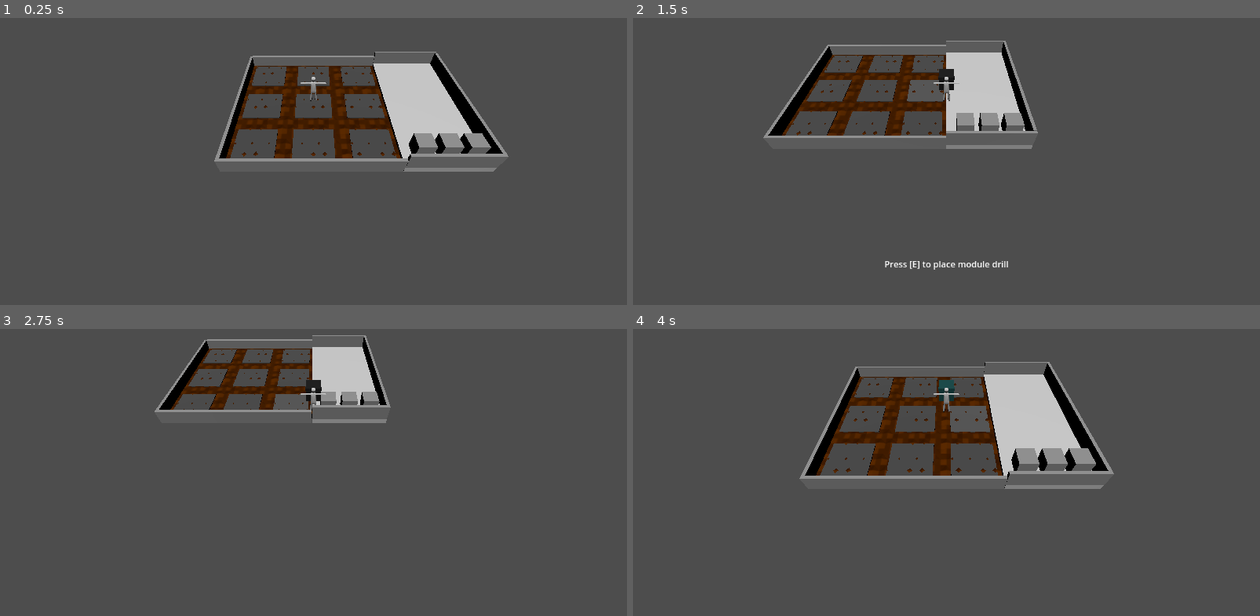
Above: before the commit, frames 1-4 (two rows, left to right).
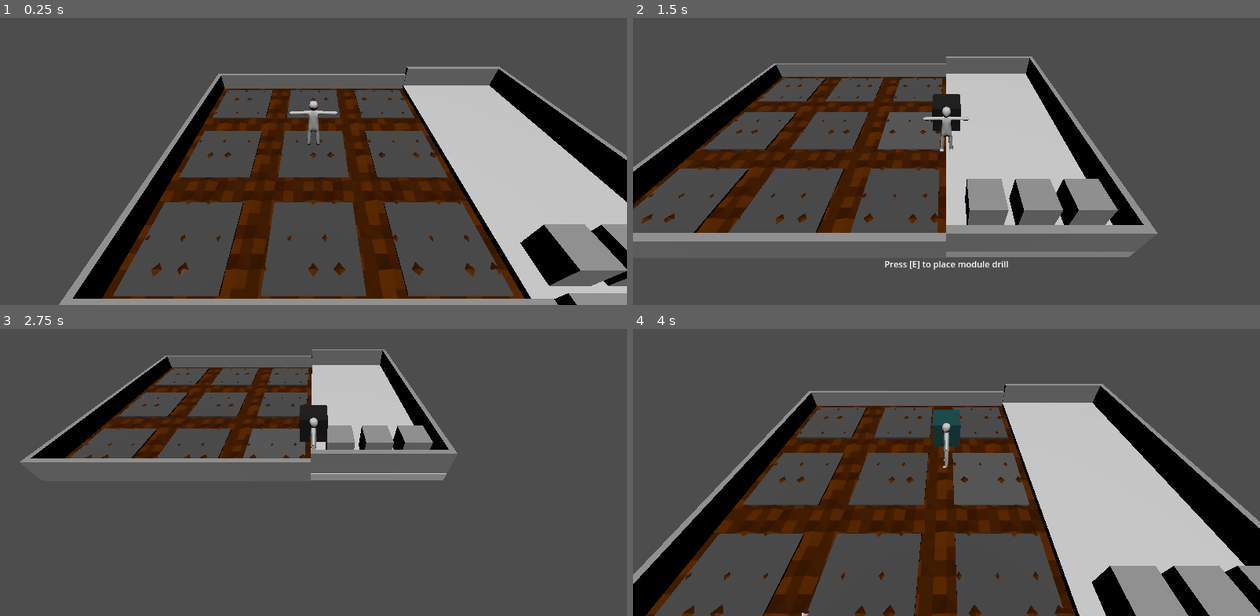
Above: after the commit, the same moments.

Repository: mswieboda/plots-llc
Game: Godot game, scene res://scenes/main.tscn
The game is run twice, just before and just after one commit, with the same random seed, the same clock (stepped at 60 frames per second) and the same inputs.
Inputs:
- Up to frame 1 (0.25 s): no input
- Up to frame 2 (1.5 s): hold D (right) 0.53-1.28 s; hold E (action) 0.53-1.28 s; hold S (down) from 1.28 s (still down); tap M (test_module) at 1.35 s
- Up to frame 3 (2.75 s): tap E (action) at 2 s; release S (down) at 2.03 s; hold D (right) from 2.03 s (still down); hold E (action) from 2.03 s (still down)
- Up to frame 4 (4 s): tap Space at 2.75 s; release D (right) at 2.78 s; release E (action) at 2.78 s; hold W (up) 2.78-3.53 s; tap M (test_module) at 2.85 s; tap E (action) at 3.5 s; hold A (left) from 3.53 s (still down); hold E (action) from 3.53 s (still down)

The runs differ from the first frame. In frame 1, 39% of the frame differs, in the area x 9-100%, y 11-100%; in frame 2, 27%; in frame 3, 14%; in frame 4, 44%, in the area x 0-100%, y 11-100%.

Commit message:
fixed follow camera, player mesh rotation

Diff:
--- a/objs/player.gd
+++ b/objs/player.gd
@@ -36,7 +36,32 @@
     velocity.x = move_toward(velocity.x, 0, SPEED)
     velocity.z = move_toward(velocity.z, 0, SPEED)
 
+  rotate_player_mesh(direction)
   move_and_slide()
+
+
+func rotate_player_mesh(direction):
+  var angle = 0
+
+  if direction.x < 0 and direction.z == 0:
+    angle = -90
+  elif direction.x > 0 and direction.z == 0:
+    angle = 90
+  elif direction.z < 0 and direction.x == 0:
+    angle = 180
+  elif direction.z > 0 and direction.x == 0:
+    angle = 0
+  elif direction.x < 0 and direction.z < 0:
+    angle = -135
+  elif direction.x < 0 and direction.z > 0:
+    angle = -45
+  elif direction.x > 0 and direction.z < 0:
+    angle = 135
+  elif direction.x > 0 and direction.z > 0:
+    angle = 45
+
+  if direction != Vector3.ZERO:
+    $mesh.rotation.y = deg_to_rad(angle)
 
 
 func unhandled_input_actions(event : InputEvent):
--- a/objs/player.tscn
+++ b/objs/player.tscn
@@ -11,9 +11,6 @@
 [node name="collision" type="CollisionShape3D" parent="."]
 transform = Transform3D(1, 0, 0, 0, 1, 0, 0, 0, 1, 0, 1, 0)
 shape = SubResource("CapsuleShape3D_3vq77")
-
-[node name="camera" type="Camera3D" parent="."]
-transform = Transform3D(1, 0, 0, 0, 0.668417, 0.743787, 0, -0.743787, 0.668417, 0, 10.4441, 11.9813)
 
 [node name="mesh" parent="." instance=ExtResource("2_31lq3")]
 transform = Transform3D(-0.25, 0, -2.18557e-08, 0, 0.25, 0, 2.18557e-08, 0, -0.25, 0, 0, 0)
--- /dev/null
+++ b/objs/player_camera.gd
@@ -0,0 +1,12 @@
+extends Camera3D
+
+@onready var player = get_parent().get_node('player')
+var distance = 0
+
+func _ready():
+  distance = global_position.z - player.global_position.z
+
+
+func _process(delta):
+  global_position.z = player.global_position.z + distance
+  global_position.x = player.global_position.x
--- /dev/null
+++ b/objs/player_camera.tscn
@@ -0,0 +1,6 @@
+[gd_scene load_steps=2 format=3 uid="uid://dmey0dnw2slsq"]
+
+[ext_resource type="Script" path="res://objs/player_camera.gd" id="1_p336p"]
+
+[node name="player_camera" type="Camera3D"]
+script = ExtResource("1_p336p")
--- a/scenes/main.tscn
+++ b/scenes/main.tscn
@@ -1,11 +1,16 @@
-[gd_scene load_steps=5 format=3 uid="uid://cnxy45wvdy0mc"]
+[gd_scene load_steps=6 format=3 uid="uid://cnxy45wvdy0mc"]
 
 [ext_resource type="AudioStream" uid="uid://mqefo4s4jeoi" path="res://assets/music/chill.mp3" id="1_21fd3"]
+[ext_resource type="PackedScene" uid="uid://dmey0dnw2slsq" path="res://objs/player_camera.tscn" id="1_45egp"]
 [ext_resource type="PackedScene" uid="uid://c2kwkhbhphv37" path="res://objs/player.tscn" id="2_q32cp"]
 [ext_resource type="PackedScene" uid="uid://bqa20lrsf8uht" path="res://objs/rooms.tscn" id="3_16k1e"]
 [ext_resource type="PackedScene" uid="uid://dk4akh4tvhjit" path="res://assets/models/level/living_room.dae" id="4_0k7db"]
 
 [node name="main" type="Node3D"]
+
+[node name="player_camera" parent="." instance=ExtResource("1_45egp")]
+transform = Transform3D(1, 0, 0, 0, 0.766123, 0.642694, 0, -0.642694, 0.766123, 0, 6.66943, 6.38072)
+current = true
 
 [node name="sun" type="DirectionalLight3D" parent="."]
 transform = Transform3D(1, 0, 0, 0, 0.358368, 0.93358, 0, -0.93358, 0.358368, 0, 23.506, 17.1547)
